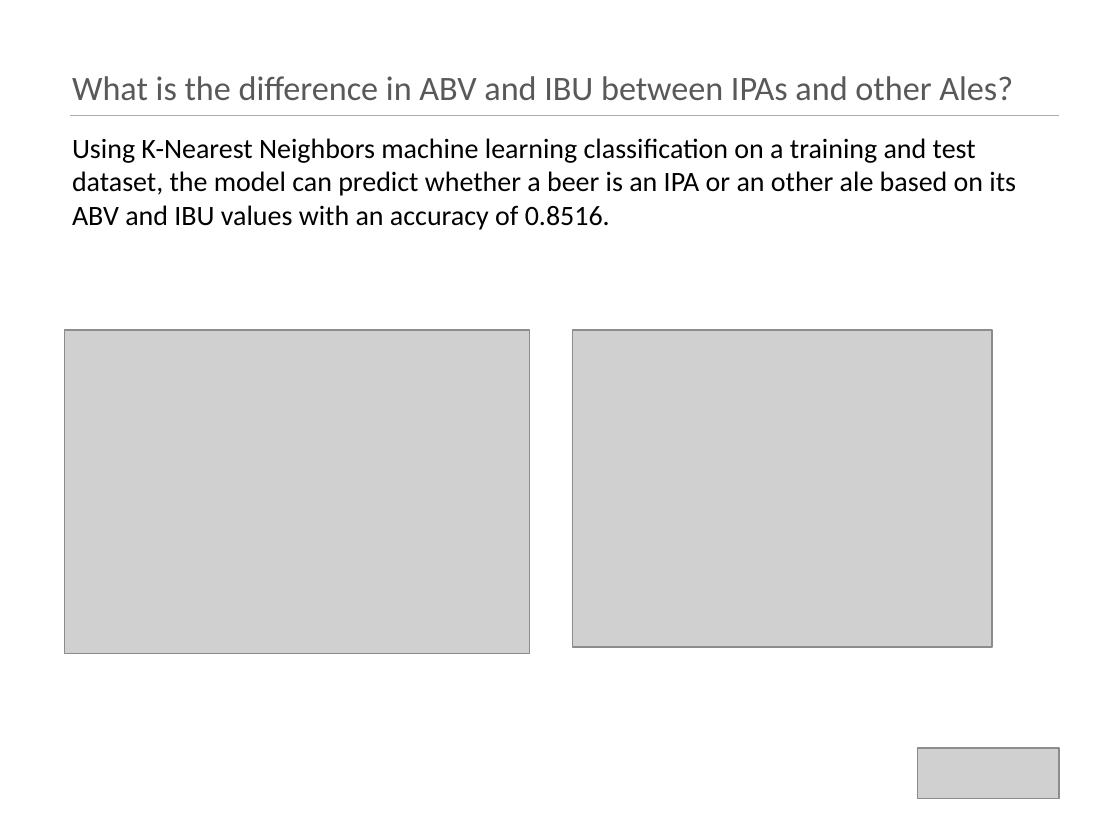
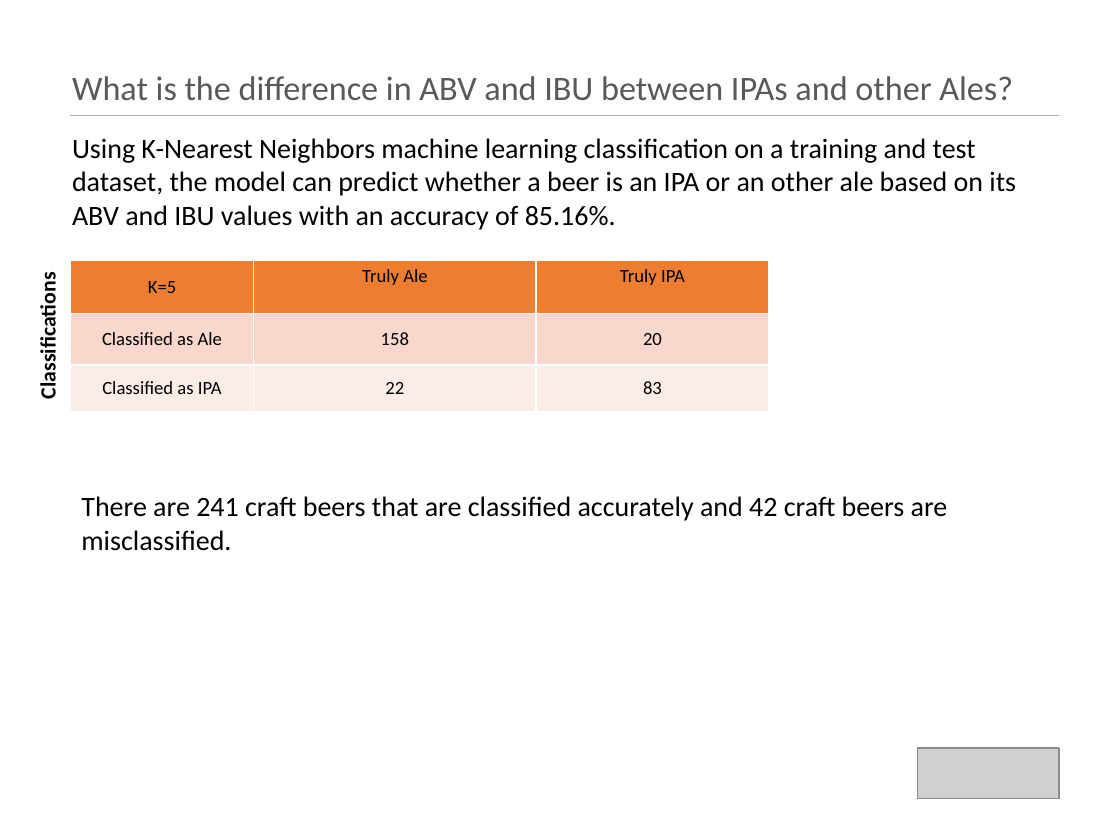
Before and after one commit to kristxh/6306-CaseStudy1-Beer, a slide deck: slide 10 of case_study_1_budweiser.pptx. Drawn at 1120x840 pixels with LibreOffice and Linux fonts; fonts in the diff are those of the drawing; grey boxes stand for pictures. Boxes give left, top, right and bottom in pixels: in the first picture for what was removed or moved away, otherwise in the second. Text is boxed around its words. In the diff, an @@ line names an element or a change of style, - is before the commit and + after.

```diff
--- a/case_study_1_budweiser.pptx
+++ b/case_study_1_budweiser.pptx
@@ text at (x1=72, y1=138, x2=1016, y2=230): text changed @@
-Using K-Nearest Neighbors machine learning classification on a training and test dataset, the model can predict whether a beer is an IPA or an other ale based on its ABV and IBU values with an accuracy of 0.8516.
+Using K-Nearest Neighbors machine learning classification on a training and test dataset, the model can predict whether a beer is an IPA or an other ale based on its ABV and IBU values with an accuracy of 85.16%.
@@ table added at (x1=71, y1=260, x2=769, y2=411), 3 rows, 3 columns @@
+K=5 | Truly Ale | Truly IPA
+Classified as Ale | 158 | 20
+Classified as IPA | 22 | 83
@@ text added at (x1=35, y1=284, x2=62, y2=395), 14 pt, text #000000, bold @@
+Classifications
@@ picture removed at (x1=65, y1=330, x2=530, y2=654) @@
@@ picture removed at (x1=572, y1=330, x2=992, y2=647) @@
@@ text added at (x1=81, y1=496, x2=948, y2=551), 18 pt, text #000000 @@
+There are 241 craft beers that are classified accurately and 42 craft beers are misclassified.
```
Also in this commit, not shown: 4 other slides changed, 1 slide added.
